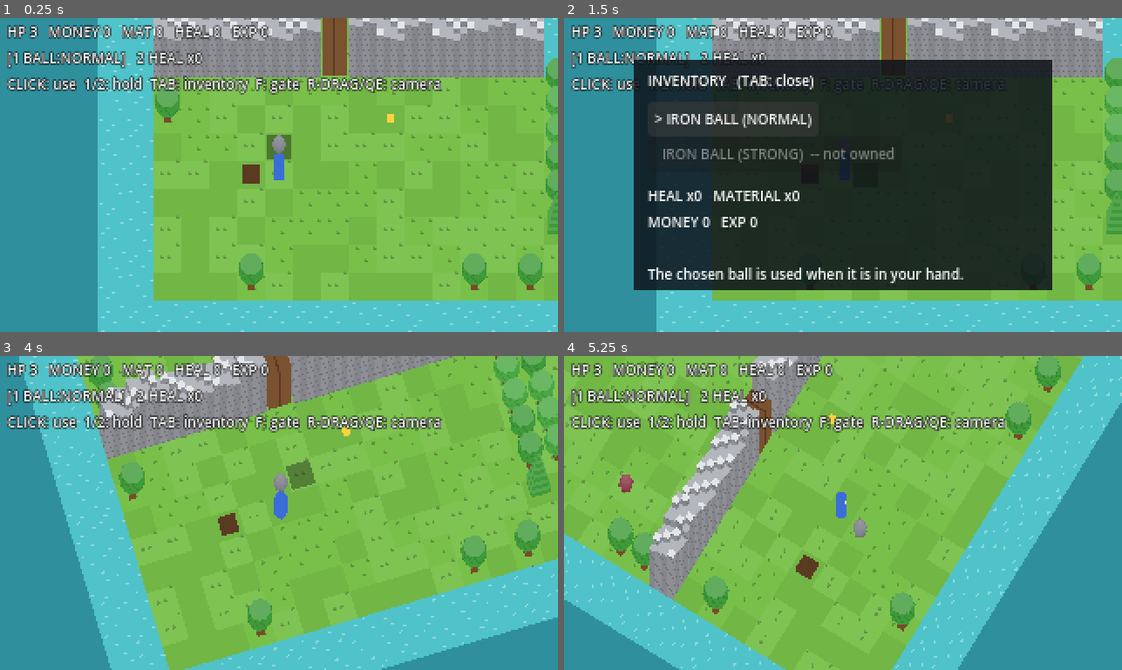
Above: before the commit, frames 1-4 (two rows, left to right).
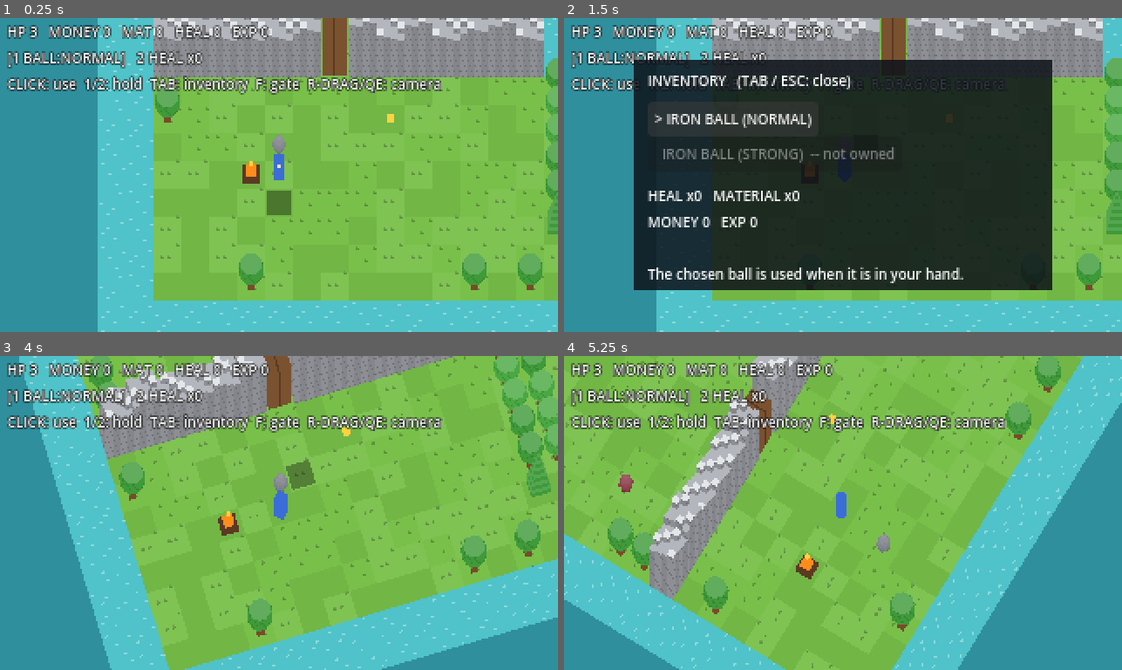
Above: after the commit, the same moments.

Repository: MiyazakiTakumi-724/dot-3d-game
Game: Godot game, scene res://scenes/area_02.tscn
Same seed, same stepped clock (60 frames per second), same inputs: the game is played once before the commit and once after it.
Inputs (mouse positions are in pixels of both pictures, inside the frame that each line leads up to):
- Up to frame 1 (0.25 s): no input
- Up to frame 2 (1.5 s): tap Enter at 0.5 s; move the mouse to (965, 159) at 0.52 s; hold Right 0.53-1.25 s; tap Tab at 0.6 s; click (965, 159) at 0.67 s; tap F at 0.8 s; click "> IRON BALL (NORMAL)" at 1.25 s
- Up to frame 3 (4 s): click "> IRON BALL (NORMAL)" at 2 s; tap Space at 2.75 s; drag from (167, 528) to (251, 575) at 2.77 s; tap Enter at 3.5 s; move the mouse to (334, 443) at 3.52 s; hold Right from 3.53 s (still down); hold E from 3.53 s (still down); click (334, 443) at 3.67 s; tap Tab at 3.8 s
- Up to frame 4 (5.25 s): release Right at 4.25 s; release E at 4.25 s; drag from (815, 575) to (675, 465) at 4.27 s; tap Space at 5 s; move the mouse to (1010, 560) at 5.02 s; hold Left from 5.03 s (still down); hold E from 5.03 s (still down); tap F at 5.1 s; click (1010, 560) at 5.17 s

The runs differ from the first frame. In frame 1, 0.6% of the frame differs, in the area x 44-53%, y 37-63%; in frame 2, 0.3%; in frame 3, less than 0.1%; in frame 4, 0.3%.

Commit message:
fix: カーソルを指したマスに鉄球が落ちるようにする・門は前に立てば開く・たき火の炎など、レビューの指摘を直す
Co-Authored-By: Claude Opus 5.5 <noreply@anthropic.com>
Claude-Session: https://claude.ai/code/session_01V8ZRqMy3Fk13HeuYJHLPNU

Diff:
--- a/scripts/game/area_02.gd
+++ b/scripts/game/area_02.gd
@@ -232,10 +232,9 @@
 func _update_aim() -> void:
 	var playing := area_state.result == AreaState.Result.PLAYING
 	if playing:
-		var mouse := get_viewport().get_mouse_position()
-		player.aim_world = camera.screen_to_world(mouse, player.mover.height * StackSprite.LEVEL_PX)
+		player.aim_screen = get_viewport().get_mouse_position()
 	else:
-		player.aim_world = null
+		player.aim_screen = null
 	var target := player.mover.front_cell()
 	var show := playing and hotbar.selected == Hotbar.Item.IRON_BALL \
 		and ball.rules_ball.state == IronBall.State.HELD and IronBall.can_drop_at(target, map)
@@ -277,15 +276,21 @@
 	player.modulate.a = 1.0
 	player.controllable = true
 
-## 目の前の閉じた扉を、奥側から開ける。開けたら true。
+## 門の奥側の前のマス（DOOR_OPEN_FROM）に立っていれば、向きに関係なく開ける。開けたら true。
 func try_open_door() -> bool:
 	for i in doors.size():
 		if run.is_door_open(i):
 			continue
-		if player.mover.cell() == DOOR_OPEN_FROM[i] and player.mover.front_cell() == doors[i]:
+		if player.mover.cell() == DOOR_OPEN_FROM[i]:
 			run.open_door(i)
 			map.set_blocker(doors[i], HeightMap.Blocker.NONE)
 			_door_nodes[i].queue_free()
+			return true
+	return false
+
+func _can_open_door_here() -> bool:
+	for i in doors.size():
+		if not run.is_door_open(i) and player.mover.cell() == DOOR_OPEN_FROM[i]:
 			return true
 	return false
 
@@ -386,7 +391,12 @@
 	return m
 
 func _bonfire_model() -> VoxelModel:
-	var m := VoxelModel.box(Vector3i(10, 10, 2), Color("5b3a22"))
+	var m := VoxelModel.new()
+	m.size = Vector3i(10, 10, 9)
+	for y in 10:
+		for x in 10:
+			for z in 2:
+				m.set_voxel(Vector3i(x, y, z), Color("5b3a22"))
 	for z in range(2, 9):
 		var r := 4 - z / 2
 		for y in range(5 - r, 5 + r):
@@ -443,6 +453,8 @@
 	else:
 		text += " 1 %s   [2 %s]\n" % [ball_name, heal_name]
 	text += "CLICK: use  1/2: hold  TAB: inventory  F: gate  R-DRAG/QE: camera"
+	if area_state.result == AreaState.Result.PLAYING and _can_open_door_here():
+		text += "\n\nF: open the gate"
 	match area_state.result:
 		AreaState.Result.DYING:
 			text += "\n\nYOU DIED"
--- a/scripts/game/inventory_menu.gd
+++ b/scripts/game/inventory_menu.gd
@@ -21,7 +21,7 @@
 	_panel.position = Vector2(40, 24)
 	_panel.size = Vector2(240, 132)
 	add_child(_panel)
-	_title = _label("INVENTORY   (TAB: close)", Vector2(8, 6))
+	_title = _label("INVENTORY   (TAB / ESC: close)", Vector2(8, 6))
 	_normal = _button(Vector2(8, 24), false)
 	_strong = _button(Vector2(8, 44), true)
 	_items = _label("", Vector2(8, 72))
@@ -48,14 +48,19 @@
 func refresh() -> void:
 	var inv := run.inventory
 	_normal.text = ("> " if not inv.equipped_strong else "  ") + "IRON BALL (NORMAL)"
-	_strong.text = ("> " if inv.equipped_strong else "  ") + ("IRON BALL (STRONG)" if inv.has_strong_ball else "IRON BALL (STRONG)  -- not owned")
+	if inv.has_strong_ball:
+		_strong.text = ("> " if inv.equipped_strong else "  ") + "IRON BALL (STRONG)"
+	elif inv.equipped_strong:
+		_strong.text = "> IRON BALL (STRONG)  -- in your grave"
+	else:
+		_strong.text = "  IRON BALL (STRONG)  -- not owned"
 	_strong.disabled = not inv.has_strong_ball
 	_items.text = "HEAL x%d   MATERIAL x%d\nMONEY %d   EXP %d\n\nThe chosen ball is used when it is in your hand." % [inv.heals, inv.materials, inv.money, inv.exp]
 
 func _input(event: InputEvent) -> void:
 	if not is_open():
 		return
-	if event is InputEventKey and event.pressed and not event.echo and event.physical_keycode == KEY_TAB:
+	if event is InputEventKey and event.pressed and not event.echo and (event.physical_keycode == KEY_TAB or event.physical_keycode == KEY_ESCAPE):
 		get_viewport().set_input_as_handled()
 		close_requested.emit()
 
--- a/scripts/game/player.gd
+++ b/scripts/game/player.gd
@@ -11,8 +11,11 @@
 var hp: int = MAX_HP
 ## false の間は動かせない（死亡処理中など）。
 var controllable := true
-## マウスカーソルが指すワールドの位置。null でなければ、歩く向きとは別にいつもそちらを向く。
-var aim_world = null
+## マウスカーソルの画面上の位置。null でなければ、歩く向きとは別にいつもそちらを向く。
+var aim_screen = null
+
+## カーソルが自分のマスの上にあるとき、向きを変えない範囲（画面px）
+const AIM_DEAD_ZONE_PX := 6.0
 
 func setup(map: HeightMap, rules: MovementRules, start_cell: Vector2i, cam: StackCamera) -> void:
 	mover = PlayerMover.new(map, rules)
@@ -33,11 +36,27 @@
 	hp -= 1
 	hp_changed.emit(hp)
 
-## world の方を向く。近すぎる（カーソルが真上にある）ときは向きを変えない。
-func aim_at(world: Vector2) -> void:
-	var d := world - mover.pos
-	if d.length() >= 0.5:
-		mover.facing = d.normalized()
+## 画面上のカーソルに一番近い隣のマス（8方向）を向く。マスは高さも含めて画面に置いて比べるので、
+## 高台から下のマスを指しても斜めにずれない。カーソルが自分のマスの上にあるときは向きを変えない。
+func aim_at_screen(screen: Vector2) -> void:
+	var here := mover.cell()
+	if screen.distance_to(_cell_on_screen(here)) < AIM_DEAD_ZONE_PX:
+		return
+	var best := here
+	var best_d := INF
+	for dy in [-1, 0, 1]:
+		for dx in [-1, 0, 1]:
+			if dx == 0 and dy == 0:
+				continue
+			var n: Vector2i = here + Vector2i(dx, dy)
+			var d := screen.distance_to(_cell_on_screen(n))
+			if d < best_d:
+				best_d = d
+				best = n
+	mover.facing = Vector2(best - here).normalized()
+
+func _cell_on_screen(c: Vector2i) -> Vector2:
+	return camera.world_to_screen(HeightMap.cell_center(c), mover.map.get_height(c) * LEVEL_PX)
 
 func set_hp(v: int) -> void:
 	hp = v
@@ -52,8 +71,8 @@
 		if Input.is_physical_key_pressed(KEY_DOWN) or Input.is_physical_key_pressed(KEY_S): dir.y += 1
 		if dir != Vector2.ZERO:
 			mover.move(camera.screen_dir_to_world(dir.normalized()) * SPEED * delta)
-		if aim_world != null:
-			aim_at(aim_world)
+		if aim_screen != null:
+			aim_at_screen(aim_screen)
 	_sync()
 	super._process(delta)
 
--- a/scripts/game/stage_01.gd
+++ b/scripts/game/stage_01.gd
@@ -87,7 +87,7 @@
 	_update_ui()
 
 func _update_ui() -> void:
-	var text := "HP %d   ENEMIES %d\nMOVE: arrows  CAMERA: drag/QE  DROP: X  PICK UP: Z" % [player.hp, state.enemies_left]
+	var text := "HP %d   ENEMIES %d\nMOVE: arrows  CAMERA: R-drag/QE  DROP: X  PICK UP: Z" % [player.hp, state.enemies_left]
 	match state.result:
 		StageState.Result.CLEAR:
 			text += "\n\nCLEAR!   R: retry"
--- a/scripts/render/voxel_model.gd
+++ b/scripts/render/voxel_model.gd
@@ -6,13 +6,14 @@
 	set(v):
 		size = v
 		_voxels.clear()
+		_textures = []
 var _voxels: Dictionary = {}  # Vector3i -> Color
 var _textures: Array[ImageTexture] = []
 
 func set_voxel(p: Vector3i, c: Color) -> void:
 	if p.x >= 0 and p.y >= 0 and p.z >= 0 and p.x < size.x and p.y < size.y and p.z < size.z:
 		_voxels[p] = c
-		_textures.clear()
+		_textures = []  # 使い回している側の配列は空にしない（新しい配列にする）
 
 ## 輪切りの画像をテクスチャにしたもの。同じモデルを使うスプライト同士で共有する（作り直しは形が変わったときだけ）。
 func textures() -> Array[ImageTexture]:
--- a/tests/test_area_02.gd
+++ b/tests/test_area_02.gd
@@ -172,19 +172,62 @@
 	old.shot.emit(b)
 	assert_eq(area._bullets.size(), 0)
 
-func test_aim_at_sets_front_cell():
+func _screen_of(cell: Vector2i) -> Vector2:
+	return area.camera.world_to_screen(HeightMap.cell_center(cell), area.map.get_height(cell) * StackSprite.LEVEL_PX)
+
+func _aim_from(cell: Vector2i, offset: Vector2, target: Vector2i) -> Vector2i:
+	var p: Player = area.player
+	p.mover.place(cell)
+	p.mover.pos += offset
+	area.camera.focus = p.mover.pos
+	p.aim_at_screen(_screen_of(target))
+	return p.mover.front_cell()
+
+func test_aim_hits_cell_under_cursor():
+	assert_eq(_aim_from(_beside_start(1), Vector2.ZERO, _beside_start(2)), _beside_start(2))
+	var below := _beside_start(1) + Vector2i.DOWN
+	assert_eq(_aim_from(_beside_start(1), Vector2.ZERO, below), below)
+
+## マスの角に立っていても、カーソルのマスに落ちる
+func test_aim_from_cell_corner():
+	assert_eq(_aim_from(_beside_start(1), Vector2(6, -6), _beside_start(2)), _beside_start(2))
+
+## 高台から下のマスを指すと、そのマスに落ちる（高さの違いで斜めにずれない）
+func test_aim_down_from_high_ground():
+	var top := Vector2i(52, 14)
+	var below := Vector2i(51, 14)
+	assert_eq(area.map.get_height(top), 3)
+	assert_eq(area.map.get_height(below), 0)
+	assert_eq(_aim_from(top, Vector2.ZERO, below), below)
+
+func test_aim_with_rotated_camera():
+	area.camera.angle = 0.9
+	var below := _beside_start(1) + Vector2i.DOWN
+	assert_eq(_aim_from(_beside_start(1), Vector2.ZERO, below), below)
+
+func test_cursor_on_player_keeps_facing():
 	var p: Player = area.player
 	p.mover.place(_beside_start(1))
-	p.aim_at(p.mover.pos + Vector2(0, 30))
-	assert_eq(p.mover.front_cell(), _beside_start(1) + Vector2i.DOWN)
-	p.aim_at(p.mover.pos + Vector2(30, 0))
-	assert_eq(p.mover.front_cell(), _beside_start(2))
-
-func test_aim_at_own_position_keeps_facing():
-	var p: Player = area.player
+	area.camera.focus = p.mover.pos
 	p.mover.facing = Vector2.RIGHT
-	p.aim_at(p.mover.pos)
+	p.aim_at_screen(_screen_of(_beside_start(1)) + Vector2(2, 1))
 	assert_eq(p.mover.facing, Vector2.RIGHT)
+
+func test_real_left_click_drops_ball():
+	var p: PlayerMover = area.player.mover
+	p.place(_beside_start(1))
+	p.facing = Vector2.RIGHT
+	var e := InputEventMouseButton.new()
+	e.button_index = MOUSE_BUTTON_LEFT
+	e.pressed = true
+	area._unhandled_input(e)
+	assert_ne(area.ball.rules_ball.state, IronBall.State.HELD)
+
+func test_gate_opens_from_its_cell_whatever_the_facing():
+	var mover: PlayerMover = area.player.mover
+	mover.place(area.DOOR_OPEN_FROM[0])
+	mover.facing = Vector2.UP
+	assert_true(area.try_open_door())
 
 func _drop_right_of_start() -> IronBall:
 	var p: PlayerMover = area.player.mover
--- a/tests/test_voxel_model.gd
+++ b/tests/test_voxel_model.gd
@@ -16,3 +16,16 @@
 	var s := VoxelModel.sphere(4, Color.GRAY).slices()
 	assert_eq(s.size(), 8)
 	assert_true(s[7].get_used_rect().size.x < s[4].get_used_rect().size.x)
+
+func test_changing_model_does_not_empty_shared_textures():
+	var m := VoxelModel.box(Vector3i(2, 2, 2), Color.RED)
+	var t := m.textures()
+	m.set_voxel(Vector3i(0, 0, 0), Color.BLUE)
+	assert_eq(t.size(), 2)
+	assert_ne(m.textures(), t)
+
+func test_resizing_model_rebuilds_textures():
+	var m := VoxelModel.box(Vector3i(2, 2, 2), Color.RED)
+	m.textures()
+	m.size = Vector3i(2, 2, 3)
+	assert_eq(m.textures().size(), 3)
Not shown, changed: docs/superpowers/specs/2026-11-23-death-loop-design.md
